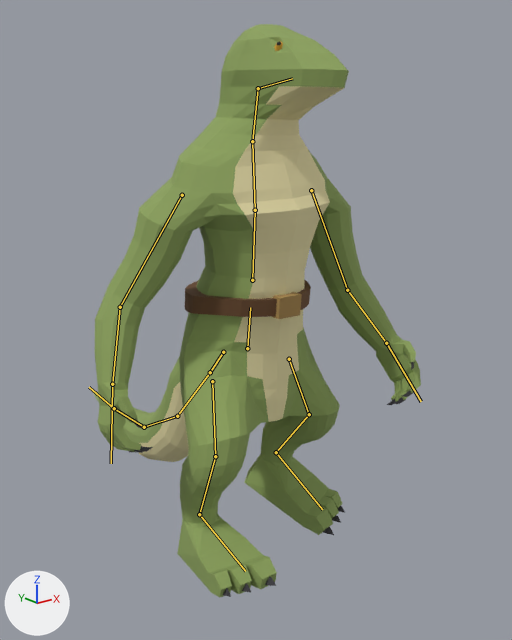
The glTF model creatures/experiments/boxmodel/abc/t7x/zoo/lizardman/stage4/lizardman.glb, before and after one commit.
Before and after are seen from a 50 mm lens placed at (-1.6, -2.71, 1.77), pointed at (0.29, -0.35, 0.82). Arrows for +X, +Y and +Z are at lower left; the lights stay in place. The picture after the commit comes second. Both versions are drawn at frame 16 of the action 'move'; the numbers are the values there. The bones that bend it are drawn over the model as lines.

In view in the first picture: 'body', 'piece__rest_foot', 'piece_belt', 'piece_buckle' and 2 more.
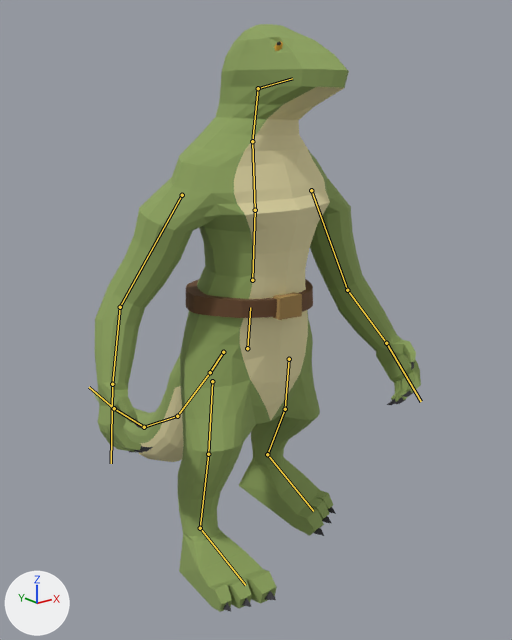
Diff of the bpy script that builds the scene:
```diff
--- a/creatures/experiments/boxmodel/abc/t7x/zoo/lizardman/stage4/lizardman.glb.py
+++ b/creatures/experiments/boxmodel/abc/t7x/zoo/lizardman/stage4/lizardman.glb.py
@@ bone_thigh_l @@
 bone_thigh_l = bpy.data.objects['rig'].pose.bones['thigh.L']  # child of 'hips'
-bone_thigh_l.rotation_quaternion = (0.993, 0.091, 0.006, 0.072)  # degrees (10, 0, 8)
+bone_thigh_l.rotation_quaternion = (0.995, -0.102, 0.0, 0.0)  # degrees (-12, 0, 0)
@@ bone_shin_l @@
 bone_shin_l = bpy.data.objects['rig'].pose.bones['shin.L']  # child of 'thigh.L'
-bone_shin_l.rotation_quaternion = (0.95, -0.284, 0.0, -0.129)  # degrees (-33, -4, -14)
+bone_shin_l.rotation_quaternion = (1.0, 0.0, 0.0, 0.0)  # degrees (0, 0, 0)
@@ bone_foot_l @@
 bone_foot_l = bpy.data.objects['rig'].pose.bones['foot.L']  # child of 'shin.L'
-bone_foot_l.rotation_quaternion = (0.994, 0.1, 0.047, -0.002)  # degrees (11, 5, 0)
+bone_foot_l.rotation_quaternion = (1.0, 0.0, 0.0, 0.0)  # degrees (0, 0, 0)
@@ bone_thigh_r @@
 bone_thigh_r = bpy.data.objects['rig'].pose.bones['thigh.R']  # child of 'hips'
-bone_thigh_r.rotation_quaternion = (0.957, 0.279, 0.008, -0.076)  # degrees (32, 3, -8)
+bone_thigh_r.rotation_quaternion = (0.995, 0.104, 0.0, 0.0)  # degrees (12, 0, 0)
@@ bone_shin_r @@
 bone_shin_r = bpy.data.objects['rig'].pose.bones['shin.R']  # child of 'thigh.R'
-bone_shin_r.rotation_quaternion = (0.937, -0.326, 0.001, 0.129)  # degrees (-38, 5, 14)
+bone_shin_r.rotation_quaternion = (1.0, -0.009, 0.0, 0.0)  # degrees (-1, 0, 0)
@@ bone_foot_r @@
 bone_foot_r = bpy.data.objects['rig'].pose.bones['foot.R']  # child of 'shin.R'
-bone_foot_r.rotation_quaternion = (0.987, 0.152, -0.043, 0.016)  # degrees (18, -5, 1)
+bone_foot_r.rotation_quaternion = (1.0, 0.004, 0.0, 0.0)  # degrees (1, 0, 0)
```

Where the change shows, as pixel boxes (x1, y1, x2, y2) in the pictures (512 x 640 px):
'body', posed
    before: (93, 24, 421, 597)
    after: (93, 24, 421, 612)
'piece_belt', posed
    before: (185, 279, 311, 317)
    after: (186, 279, 313, 318)
'piece_buckle', posed
    before: (272, 292, 302, 319)
    after: (273, 292, 302, 320)
'piece__rest_foot', posed (7% narrower, 14% taller)
    before: (223, 506, 345, 597)
    after: (223, 507, 336, 611)
bone 'thigh.L', root to tip
    before: (289, 359) to (309, 414)
    after: (289, 359) to (285, 409)
bone 'shin.L', root to tip
    before: (309, 414) to (276, 452)
    after: (285, 409) to (267, 454)
bone 'foot.L', root to tip
    before: (276, 452) to (322, 509)
    after: (267, 454) to (313, 511)
bone 'thigh.R', root to tip
    before: (212, 381) to (215, 456)
    after: (212, 381) to (208, 454)
bone 'shin.R', root to tip
    before: (215, 456) to (199, 514)
    after: (208, 454) to (200, 528)
bone 'foot.R', root to tip
    before: (199, 514) to (245, 571)
    after: (200, 528) to (245, 585)
